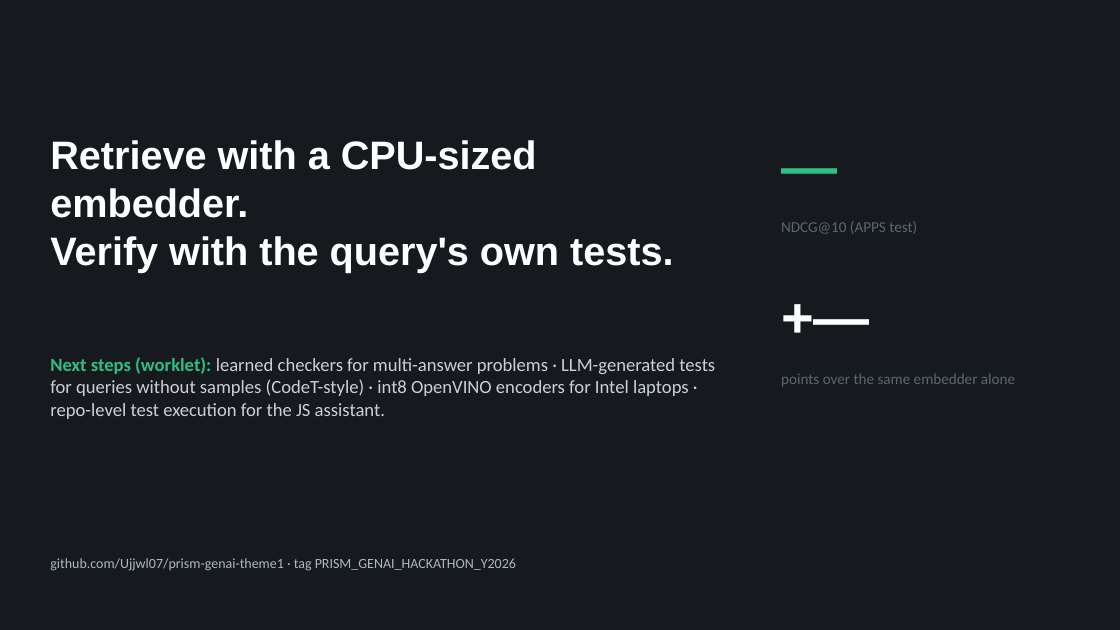
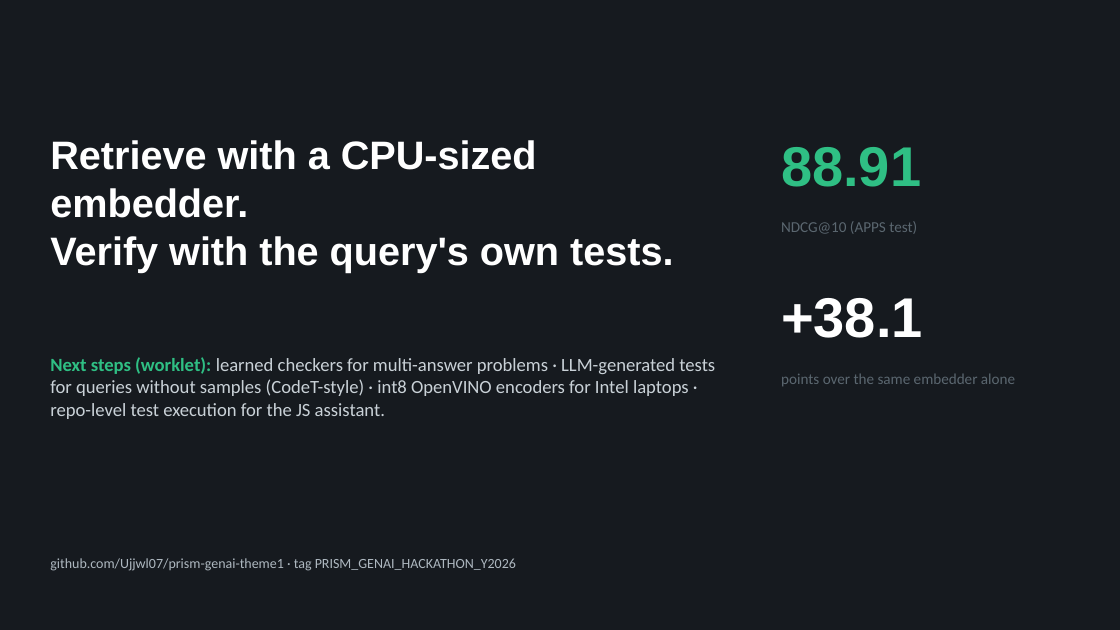
Before and after one commit to Ujjwl07/prism-genai-theme1, a slide deck: slide 11 of CollegeName_TeamName_Submission_ppt.pptx. Drawn at 1120x630 pixels with LibreOffice and Linux fonts; fonts in the diff are those of the drawing. Boxes give left, top, right and bottom in pixels: in the first picture for what was removed or moved away, otherwise in the second. Text is boxed around its words. In the diff, an @@ line names an element or a change of style, - is before the commit and + after.

```diff
--- a/CollegeName_TeamName_Submission_ppt.pptx
+++ b/CollegeName_TeamName_Submission_ppt.pptx
@@ text at <box>781,147,921,187</box>: text changed @@
-—
+88.91
@@ text at <box>781,298,923,338</box>: text changed @@
-+—
++38.1
```
Also in this commit, not shown: 2 other slides changed, 8 other files.
